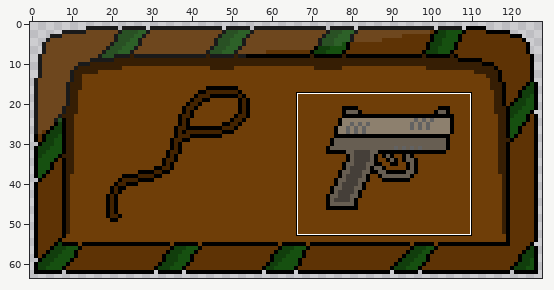
Sprite sheet: assets/interface/interfaceArmeObj2.png. The first picture is a wide view before the edit; the outline marks the close-up.
Close-up. Old version:
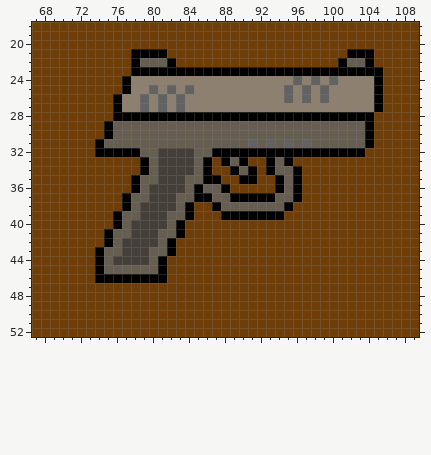
The file is 128x64 pixels. Shown: x 67..109, y 18..52.
The result:
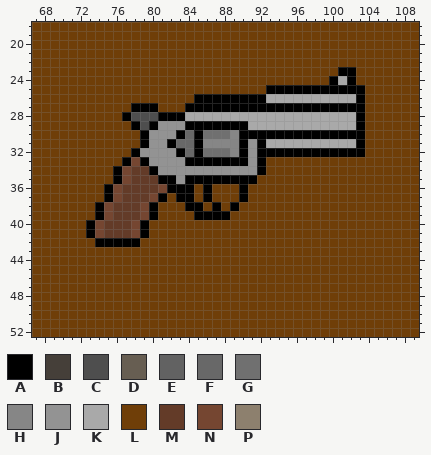
Palette (. is transparent): A #000000  B #453f39  C #4e4e4e  D #675e52  E #626262  F #686868  G #707070  H #868686  J #939393  K #a9a9a9  L #6f3e08  M #633b28  N #754631  P #8d806e
Diff:
y 21: x 78..81 AAAA -> LLLL; x 102..104 AAA -> LLL
y 22: x 78..82 ADDDA -> LLLLL; x 101..104 ADDA -> LLLL
y 23: x 78..100 AAAAAAAAAAAAAAAAAAAAAAA -> LLLLLLLLLLLLLLLLLLLLLLL; x 103..105 AAA -> LLL
y 24: x 77..105 APPPPPPPPPPPPPPPPPPEPEPEPPPPA -> LLLLLLLLLLLLLLLLLLLLLLLAKALLL
y 25: x 77..105 APPEPEPEPPPPPPPPPPEPEPEPPPPPA -> LLLLLLLLLLLLLLLLAAAAAAAAAAALL
y 26: x 76..105 APPEPEPEPPPPPPPPPPPEPEPEPPPPPA -> LLLLLLLLLAAAAAAAAKKKKKKKKKKALL
y 27: x 76..105 APPEPEPEPPPPPPPPPPPPPPPPPPPPPA -> LLAAALLLAAAAAAAAAAAAAAAAAAAALL
y 28: x 76 A -> L; x 78..80 AAA -> CCC; x 84..102 AAAAAAAAAAAAAAAAAAA -> KKKKKKKKKKKKKKKKKKK; x 104 A -> L
y 29: x 75..104 ADDDDDDDDDDDDDDDDDDDDDDDDDDDDA -> LLLACAJJJAAAAAAAKKKKKKKKKKKKAL
y 30: x 75..104 ADDDDDDDDDDDDDDDDDDDDDDDDDDDDA -> LLLLAJJJAFAGGGHAAAAAAAAAAAAAAL
y 31: x 74..104 ADDDDDDDDDDDDDDDDEDEDEDEDDDDDDA -> LLLLLAJJAFFAHHHHAJAKKKKKKKKKKAL
y 32: x 74..77 AAAA -> LLLL; x 79..89 DDBBBBDDAAA -> JJJJAFAGGGH; x 91 A -> J
y 33: x 77..78 LL -> AN; x 80..85 DBBBBD -> JJJJAA; x 87 L -> A; x 89 D -> A; x 91..95 LLADA -> JALLL
y 34: x 76..96 LLLADBBBBDALLADALADDA -> ANMMAJJJJJJJJJJJALLLL
y 35: x 76..85 LLADDBBBDD -> ANMMMAAJAA; x 88..89 LL -> AA; x 94..96 ADA -> LLL
y 36: x 75..88 LLLADBBBBDADDA -> ANMMMMNAAALALL; x 90 L -> A; x 94..96 ADA -> LLL
y 37: x 75..85 LLADDBBBDDA -> ANMMMNALAAL; x 87..89 DDA -> LLL; x 91..96 AAADDA -> LLLLLL
y 38: x 74..83 LLLADBBBBD -> ANMMMNALLL; x 85 L -> A; x 88..95 DDDDDDDA -> LALLLLLL
y 39: x 74..87 LLADDBBBDDALLL -> ANMMMNALLLLAAA; x 89..94 AAAAAA -> LLLLLL
y 40: x 73..83 LLLADBBBBDA -> ANMMMNALLLL
y 41: x 73..83 LLADDBBBDDA -> ANMMMNALLLL
y 42: x 74 L -> A; x 76..82 DBBBBDA -> AAALLLL
y 43: x 74..82 ADDBBBDDA -> LLLLLLLLL
y 44: x 74..81 ADBBBBDA -> LLLLLLLL
y 45: x 74..81 ADDDDDDA -> LLLLLLLL
y 46: x 74..81 AAAAAAAA -> LLLLLLLL
Changed places in both close-ups, as pixel boxes (x1, y1, x2, y2):
changed: (86, 49, 383, 283)
